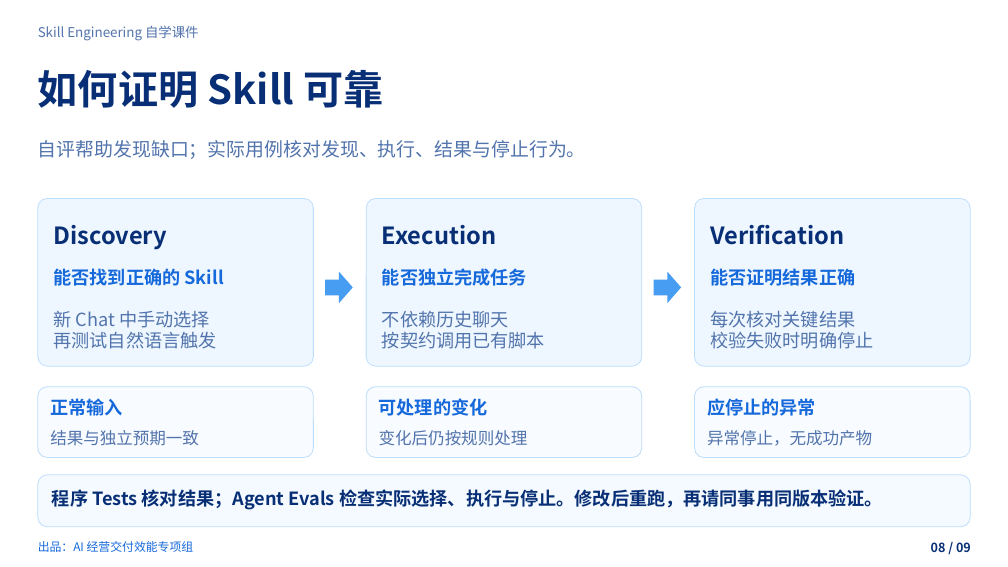
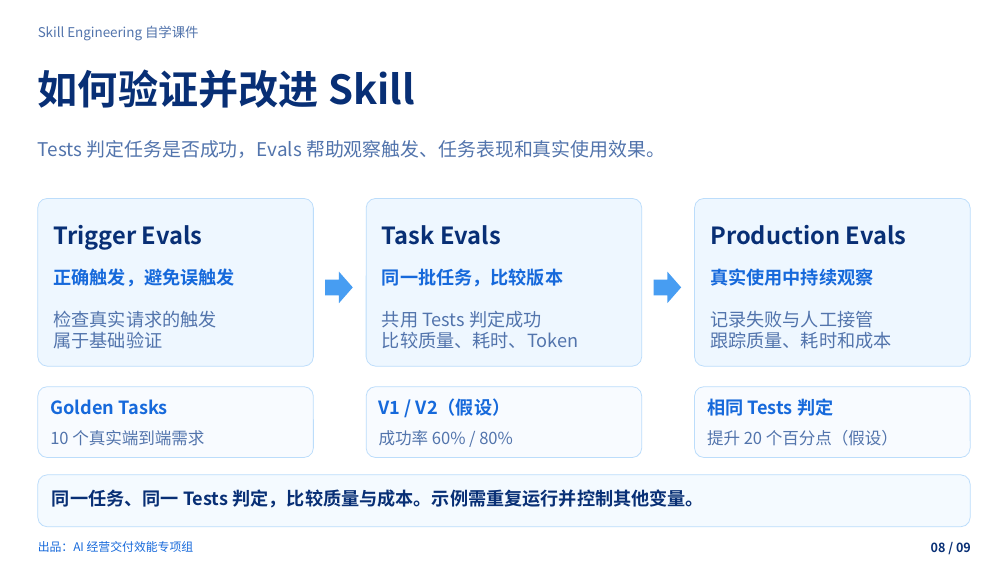
Before and after one commit to zhangjian0410/skill-engineering-guide, a slide deck: slide 8 of dist/downloads/skill-engineering.pptx. Drawn at 1008x567 pixels with LibreOffice and Linux fonts; fonts in the diff are those of the drawing; background and template pictures are left out. Boxes give left, top, right and bottom in pixels: in the first picture for what was removed or moved away, otherwise in the second. Text is boxed around its words. In the diff, an @@ line names an element or a change of style, - is before the commit and + after.

```diff
--- a/dist/downloads/skill-engineering.pptx
+++ b/dist/downloads/skill-engineering.pptx
@@ text at box(38, 69, 415, 108): text changed @@
-如何证明 Skill 可靠
+如何验证并改进 Skill
@@ text at box(38, 140, 665, 158): text changed @@
-自评帮助发现缺口；实际用例核对发现、执行、结果与停止行为。
+Tests 判定任务是否成功，Evals 帮助观察触发、任务表现和真实使用效果。
@@ text at box(54, 225, 202, 250): text changed @@
-Discovery
+Trigger Evals
@@ text at box(382, 225, 500, 245): text changed @@
-Execution
+Task Evals
@@ text at box(710, 225, 907, 245): text changed @@
-Verification
+Production Evals
@@ text at box(54, 268, 235, 287): text changed @@
-能否找到正确的 Skill
+正确触发，避免误触发
@@ text at box(382, 268, 563, 287): text changed @@
-能否独立完成任务
+同一批任务，比较版本
@@ text at box(710, 268, 873, 286): text changed @@
-能否证明结果正确
+真实使用中持续观察
@@ text at box(54, 311, 217, 349): text changed @@
-新 Chat 中手动选择
-再测试自然语言触发
+检查真实请求的触发
+属于基础验证
@@ text at box(382, 311, 578, 349): text changed @@
-不依赖历史聊天
-按契约调用已有脚本
+共用 Tests 判定成功
+比较质量、耗时、Token
@@ text at box(710, 311, 891, 349): text changed @@
-每次核对关键结果
-校验失败时明确停止
+记录失败与人工接管
+跟踪质量、耗时和成本
@@ text at box(50, 399, 168, 415): text changed @@
-正常输入
+Golden Tasks
@@ text at box(379, 398, 511, 416): text changed @@
-可处理的变化
+V1 / V2（假设）
@@ text at box(707, 398, 833, 416): text changed @@
-应停止的异常
+相同 Tests 判定
@@ text at box(50, 430, 204, 446): text changed @@
-结果与独立预期一致
+10 个真实端到端需求
@@ text at box(379, 430, 513, 446): text changed @@
-变化后仍按规则处理
+成功率 60% / 80%
@@ text at box(707, 430, 898, 446): text changed @@
-异常停止，无成功产物
+提升 20 个百分点（假设）
@@ text at box(52, 489, 704, 508): text changed @@
-程序 Tests 核对结果；Agent Evals 检查实际选择、执行与停止。修改后重跑，再请同事用同版本验证。
+同一任务、同一 Tests 判定，比较质量与成本。示例需重复运行并控制其他变量。
```
Also in this commit, not shown: 3 other slides changed, 13 other files.
